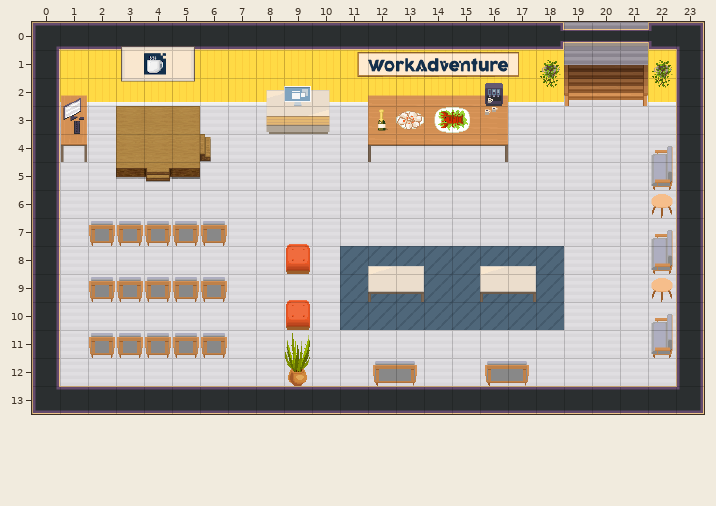
Two states of a Tiled map (JSON), conference.tmj. Above, as it was before the edit.
Cells are 32x32 px. Shown: x 0..23, y 0..13.
And afterwards:
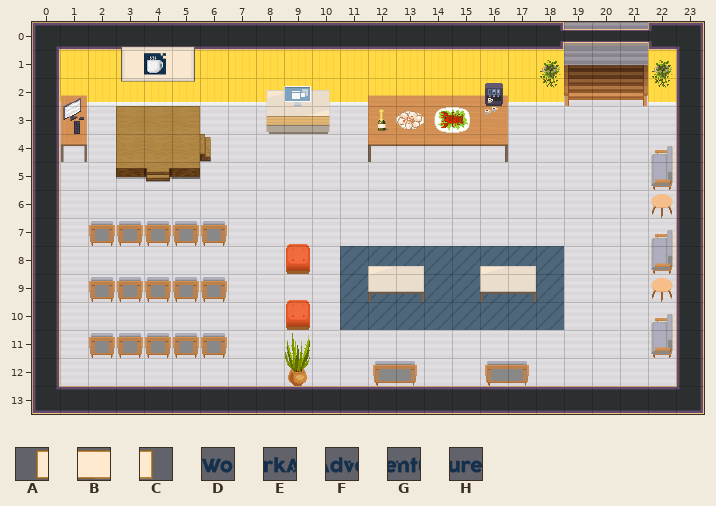
Key: from "Chunk 1": A 21, B 22, C 23, D 27, E 28, F 29, G 30, H 31.
_ is an empty cell.
Difference:
{"where": "layer \"walls/walls2\""}
{"y":1,"x":11,"old":"ABBBBBC","new":"_______"}
{"where": "layer \"furniture/furniture1\""}
{"y":1,"x":12,"old":"DEFGH","new":"_____"}
